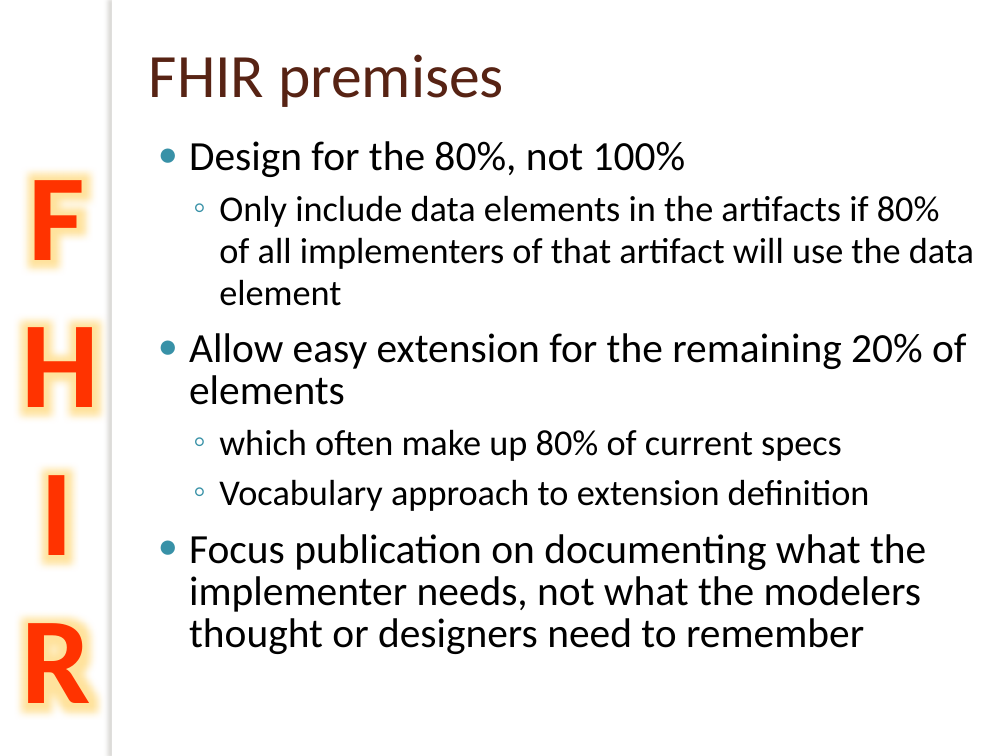
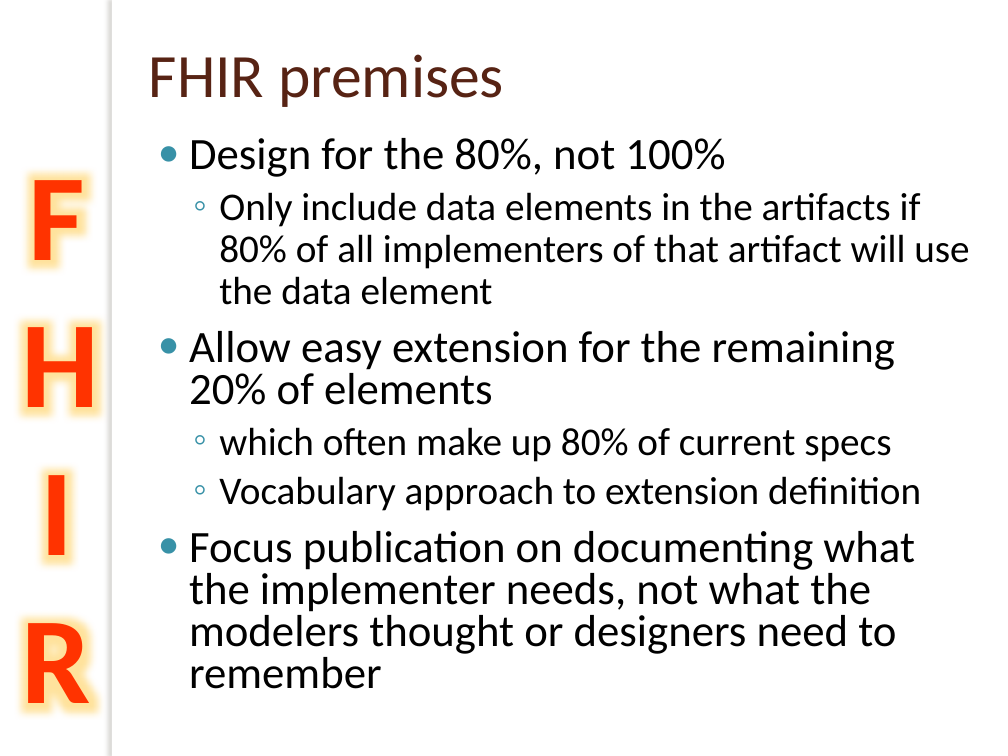
Before and after one commit to vista-novo/fhir, a slide deck: slide 5 of presentations/2012-Sept/201209 WGM International SDO Intro to FHIR.pptx. Drawn at 1008x756 pixels with LibreOffice and Linux fonts; fonts in the diff are those of the drawing; background and template pictures are left out. Boxes give left, top, right and bottom in pixels: in the first picture for what was removed or moved away, otherwise in the second. Text is boxed around its words. In the diff, an @@ line names an element or a change of style, - is before the commit and + after.

```diff
--- a/presentations/2012-Sept/201209 WGM International SDO Intro to FHIR.pptx
+++ b/presentations/2012-Sept/201209 WGM International SDO Intro to FHIR.pptx
@@ text "Design for the 80%, not ..." at (x1=189, y1=138, x2=969, y2=689): size 29.6 to 32 pt in "Design for the 80%, not 100%", "Allow easy extension for the remaining 20% ...", "Focus publication on documenting what the implementer ..."; size 25.9 to 28 pt in "Only include data elements in the artifacts ...", "which often make up 80% of current ...", "Vocabulary approach to extension definition" @@
```
Also in this commit, not shown: 3 other slides changed.
